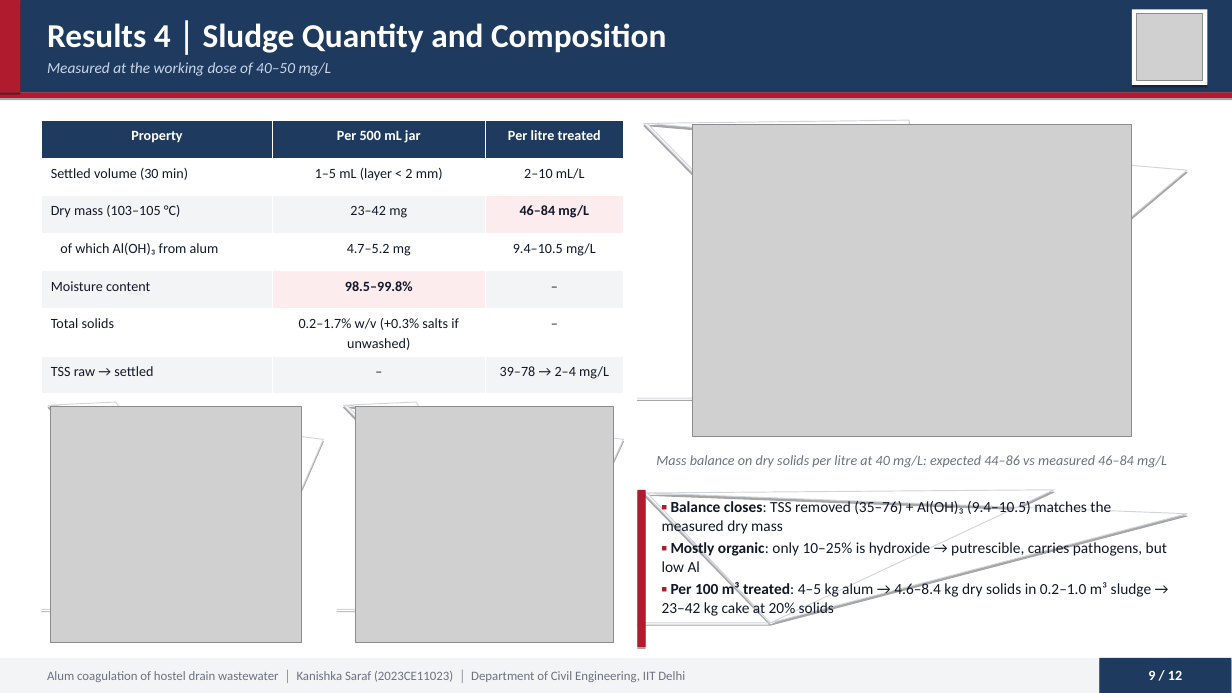
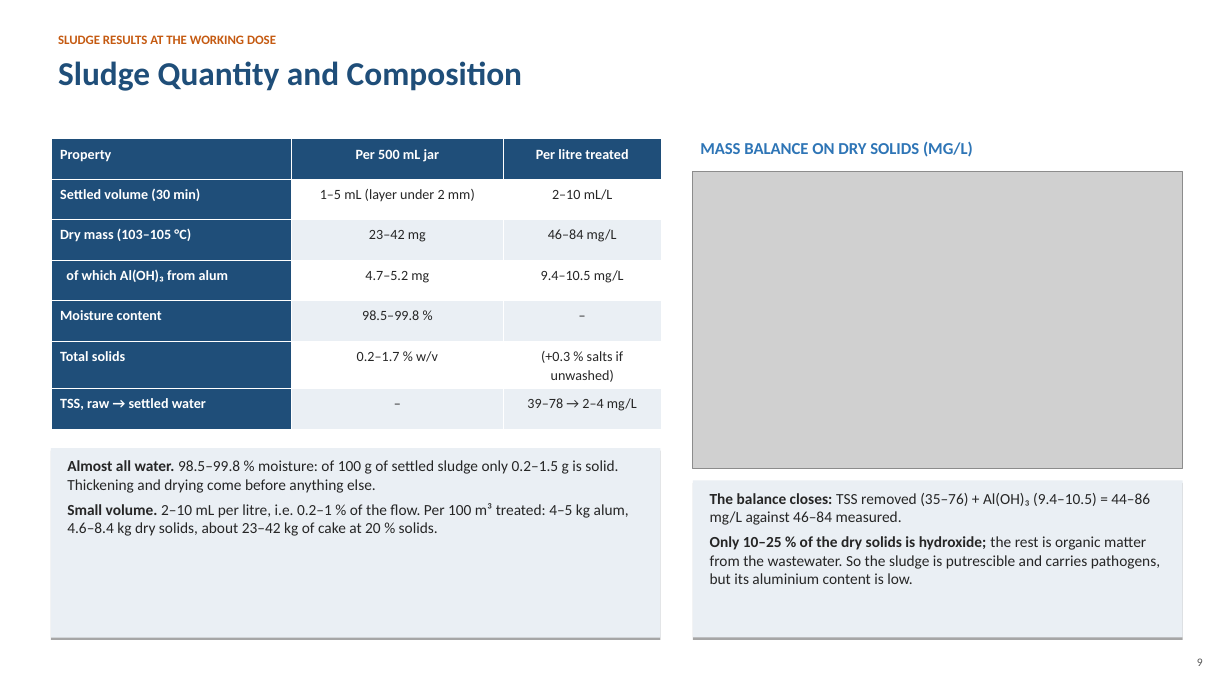
Before and after one commit to vinilverma27-hub/Clinch.ai, a slide deck: slide 9 of docs/btp-report/BTP_Final_Presentation_Kanishka_Saraf_2023CE11023.ppt. Drawn at 1232x693 pixels with LibreOffice and Linux fonts; fonts in the diff are those of the drawing; grey boxes stand for pictures. Boxes give left, top, right and bottom in pixels: in the first picture for what was removed or moved away, otherwise in the second. Text is boxed around its words. In the diff, an @@ line names an element or a change of style, - is before the commit and + after.

```diff
--- a/docs/btp-report/BTP_Final_Presentation_Kanishka_Saraf_2023CE11023.ppt
+++ b/docs/btp-report/BTP_Final_Presentation_Kanishka_Saraf_2023CE11023.ppt
@@ rectangle removed at [0, 0, 1231, 92] @@
@@ rectangle removed at [0, 0, 20, 92] @@
@@ rectangle removed at [1131, 9, 1207, 85] @@
@@ picture removed at [1136, 14, 1202, 80] @@
@@ text "Sludge Quantity and Composition" at [58, 61, 522, 91]: vertical alignment middle to top @@
@@ text at [58, 35, 276, 44]: text changed; size 12 to 10 pt; text colour #C9D6EA to #C55A11; bold on; italic off @@
-Measured at the working dose of 40–50 mg/L
+SLUDGE RESULTS AT THE WORKING DOSE
@@ text at [58, 61, 522, 91]: text changed; text colour #FFFFFF to #1F4E79 @@
-Results 4 │ Sludge Quantity and Composition
+Sludge Quantity and Composition
@@ rectangle removed at [0, 92, 1231, 98] @@
@@ table at [51, 139, 660, 425] @@
-row 2, column 2: 1–5 mL (layer < 2 mm)
+row 2, column 2: 1–5 mL (layer under 2 mm)
-row 5, column 2: 98.5–99.8%
+row 5, column 2: 98.5–99.8 %
-row 6, column 2: 0.2–1.7% w/v (+0.3% salts if unwashed)
+row 6, column 2: 0.2–1.7 % w/v
-row 6, column 3: –
+row 6, column 3: (+0.3 % salts if unwashed)
-row 7, column 1: TSS raw → settled
+row 7, column 1: TSS, raw → settled water
@@ fill #1F3A5F to #1F4E79 in row 1 @@
@@ fill #FFFFFF to #1F4E79 in 3 cells @@
@@ fill #F3F4F6 to #1F4E79 in 3 cells @@
@@ fill #F3F4F6 to #EAEFF4 in 4 cells @@
@@ fill #FDECEE to #EAEFF4 in 2 cells @@
@@ text colour #111827 to #FFFFFF, bold on in "Settled volume (30 min)", "Dry mass (103–105 °C)", "of which Al(OH)₃ from alum", "Moisture content" and 1 more places @@
@@ text colour #111827 to #262626 in "2–10 mL/L", "23–42 mg", "46–84 mg/L", "4.7–5.2 mg" and 4 more places @@
@@ bold off in "46–84 mg/L" @@
@@ alignment centre to left @@
@@ table: place and size @@
-table at [42, 120, 623, 389]
+table at [51, 139, 660, 425]
@@ freeform shape removed at [637, 120, 1187, 448] @@
@@ text added at [700, 142, 973, 157], 13 pt, text #2E75B6, bold @@
+MASS BALANCE ON DRY SOLIDS (MG/L)
@@ picture: place and size @@
-picture at [693, 125, 1131, 436]
+picture at [693, 171, 1182, 468]
@@ freeform shape removed at [42, 402, 323, 646] @@
@@ picture removed at [51, 406, 301, 642] @@
@@ freeform shape removed at [337, 402, 623, 646] @@
@@ picture removed at [356, 406, 613, 642] @@
@@ rectangle added at [51, 448, 660, 637], fill #EAEFF4 @@
@@ text added at [67, 460, 629, 536], 12 pt, text #262626 @@
+Almost all water. 98.5–99.8 % moisture: of 100 g of settled sludge only 0.2–1.5 g is solid. Thickening and drying come before anything else.
+Small volume. 2–10 mL per litre, i.e. 0.2–1 % of the flow. Per 100 m³ treated: 4–5 kg alum, 4.6–8.4 kg dry solids, about 23–42 kg of cake at 20 % solids.
@@ text removed at [656, 455, 1167, 468] @@
-Mass balance on dry solids per litre at 40 mg/L: expected 44–86 vs measured 46–84 mg/L
@@ freeform shape removed at [637, 489, 1187, 646] @@
@@ rectangle removed at [637, 489, 646, 646] @@
@@ rectangle added at [693, 480, 1182, 637], fill #EAEFF4 @@
@@ text at [710, 493, 1160, 584]: text changed; text colour #111827 to #262626 @@
-▪ Balance closes: TSS removed (35–76) + Al(OH)₃ (9.4–10.5) matches the measured dry mass
-▪ Mostly organic: only 10–25% is hydroxide → putrescible, carries pathogens, but low Al
-▪ Per 100 m³ treated: 4–5 kg alum → 4.6–8.4 kg dry solids in 0.2–1.0 m³ sludge → 23–42 kg cake at 20% solids
+The balance closes: TSS removed (35–76) + Al(OH)₃ (9.4–10.5) = 44–86 mg/L against 46–84 measured.
+Only 10–25 % of the dry solids is hydroxide; the rest is organic matter from the wastewater. So the sludge is putrescible and carries pathogens, but its aluminium content is low.
@@ rectangle removed at [0, 658, 1231, 693] @@
@@ rectangle removed at [1099, 658, 1231, 693] @@
@@ text "9" at [1197, 658, 1203, 666]: vertical alignment middle to top @@
@@ text at [1197, 658, 1203, 666]: text changed; size 11 to 9 pt; text colour #FFFFFF to #595959; bold off @@
-9 / 12
+9
@@ text removed at [47, 671, 685, 682] @@
-Alum coagulation of hostel drain wastewater │ Kanishka Saraf (2023CE11023) │ Department of Civil Engineering, IIT Delhi
```
Also in this commit, not shown: 10 other slides changed, 1 slide added, 1 slide removed, 2 other files.
